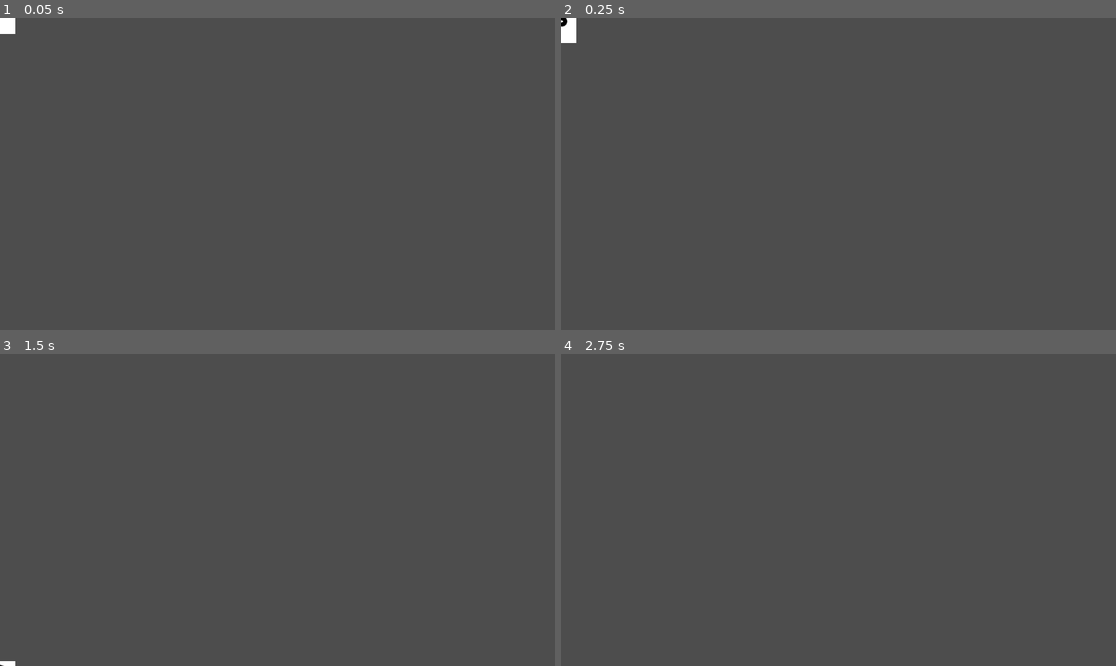
Above: before the commit, frames 1-4 (two rows, left to right).
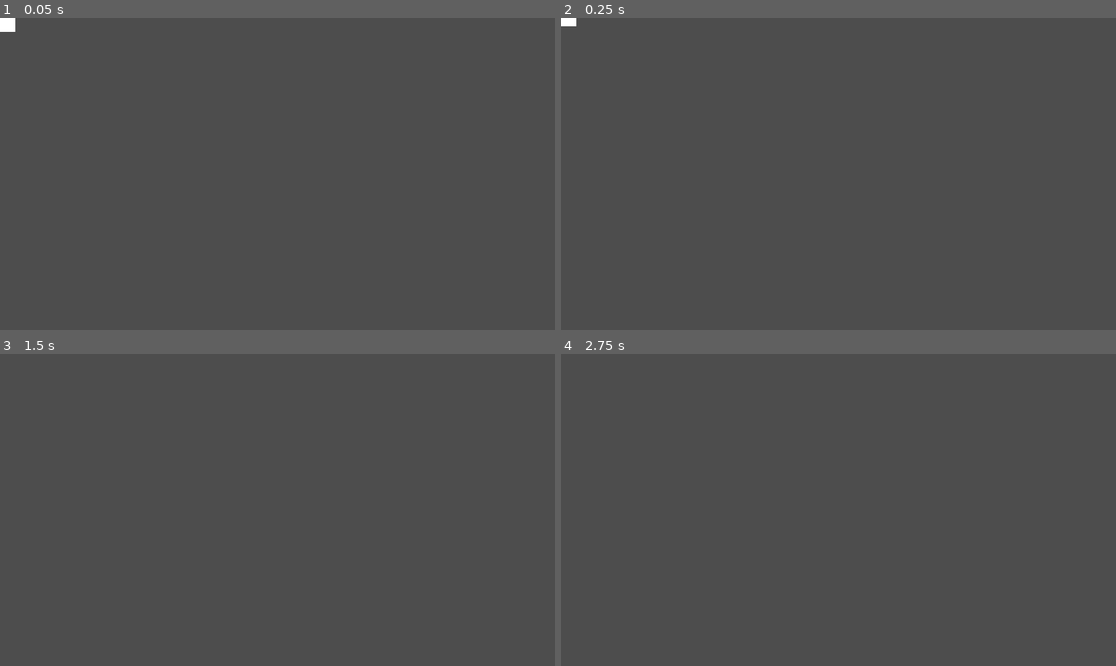
Above: after the commit, the same moments.

Repository: Chad-McThunderCode/minijam170
Game: Godot game, scene res://Player.tscn
Same seed, same stepped clock (60 frames per second), same inputs: the game is played once before the commit and once after it. The project has no main scene, so this scene is started directly.
Inputs:
- Up to frame 1 (0.05 s): no input
- Up to frame 2 (0.25 s): no input
- Up to frame 3 (1.5 s): no input
- Up to frame 4 (2.75 s): tap Enter at 2 s

The runs differ from the first frame. In frame 1, less than 0.1% of the frame differs, in the area x 0-3%, y 4-6%; in frame 2, 0.2%, in the area x 0-3%, y 0-9%; in frame 3, less than 0.1%; in frame 4, nothing differs.

Commit message:
Can't implement collision detection using start and end point naively

Diff:
--- a/Player.gd
+++ b/Player.gd
@@ -1,7 +1,7 @@
 extends Node2D
 class_name Player
 
-var momentum: Vector2 = Vector2(0, 0)
+var momentum: Vector2 = Vector2(0, -1)
 var segments: Array
 
 func constructor(segments: Array):
@@ -13,7 +13,7 @@
 
 # Called every frame. 'delta' is the elapsed time since the previous frame.
 func _process(delta: float) -> void:
-	self.momentum += Vector2(0, 9.81*delta)
+	#self.momentum += Vector2(0, 9.81*delta)
 	self.handleCollision()
 	self.global_position += self.momentum
 
@@ -21,5 +21,13 @@
 	var startingPoint = self.global_position
 	var endPoint = self.global_position + self.momentum
 	for segment in self.segments:
-		if(segment.global_position.distance_to(self.global_position) < segment.r):
-			print("in range of", segment)
+		var startDistance = startingPoint.distance_to(segment.global_position)
+		var endDistance = endPoint.distance_to(segment.global_position)
+		if(startDistance < segment.r):
+			if(endDistance > segment.r):
+				print("inside")
+				print("going out")
+		else:
+			if(endDistance < segment.r):
+				print("outside")
+				print("going in")
